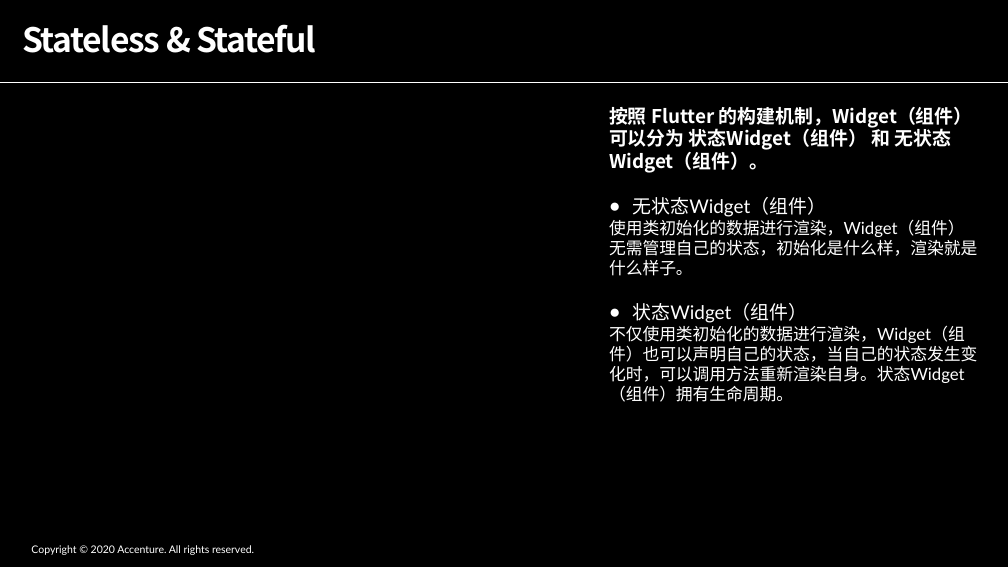
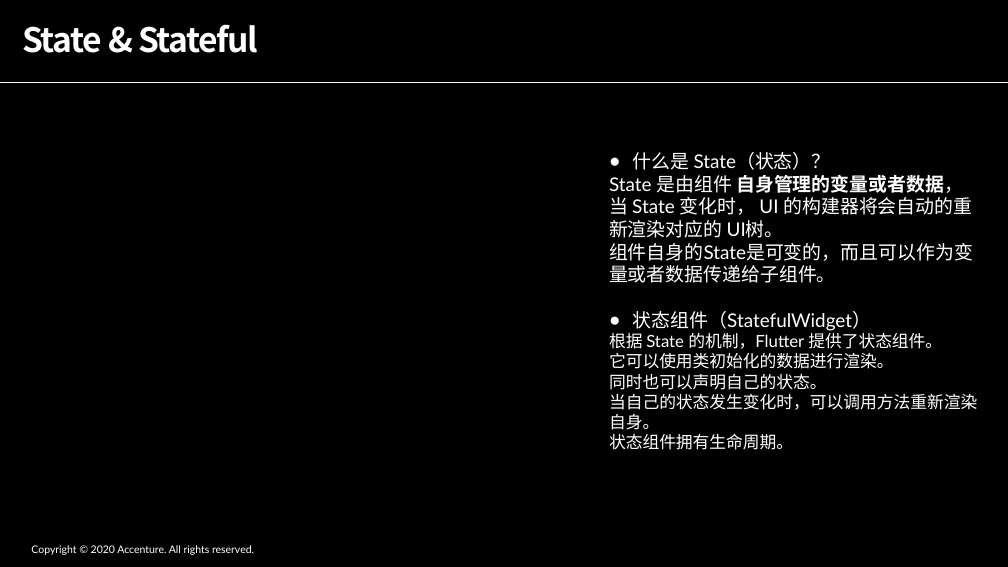
Before and after one commit to ShadowTricker/flutter_common, a slide deck: slide 7 of flutter_common.pptx (slide 6 before the commit). Drawn at 1008x567 pixels with LibreOffice and Linux fonts; fonts in the diff are those of the drawing. Boxes give left, top, right and bottom in pixels: in the first picture for what was removed or moved away, otherwise in the second. Text is boxed around its words. In the diff, an @@ line names an element or a change of style, - is before the commit and + after.

```diff
--- a/flutter_common.pptx
+++ b/flutter_common.pptx
@@ title at box(22, 24, 258, 53): text changed @@
-Stateless & Stateful
+State & Stateful
@@ text at box(609, 152, 977, 450): text changed; size 16 to 18 pt @@
-按照 Flutter 的构建机制，Widget（组件）可以分为 状态Widget（组件） 和 无状态Widget（组件）。
-● 无状态Widget（组件）
-使用类初始化的数据进行渲染，Widget（组件）无需管理自己的状态，初始化是什么样，渲染就是什么样子。
-● 状态Widget（组件）
-不仅使用类初始化的数据进行渲染，Widget（组件）也可以声明自己的状态，当自己的状态发生变化时，可以调用方法重新渲染自身。状态Widget（组件）拥有生命周期。
+● 什么是 State（状态）？
+State 是由组件 自身管理的变量或者数据， 当 State 变化时， UI 的构建器将会自动的重新渲染对应的 UI树。
+组件自身的State是可变的，而且可以作为变量或者数据传递给子组件。
+● 状态组件（StatefulWidget）
+根据 State 的机制，Flutter 提供了状态组件。
+它可以使用类初始化的数据进行渲染。
+同时也可以声明自己的状态。
+当自己的状态发生变化时，可以调用方法重新渲染自身。
+状态组件拥有生命周期。
```
Also in this commit, not shown: 5 other slides changed, 3 slides added, 1 slide removed, 2 other files.
